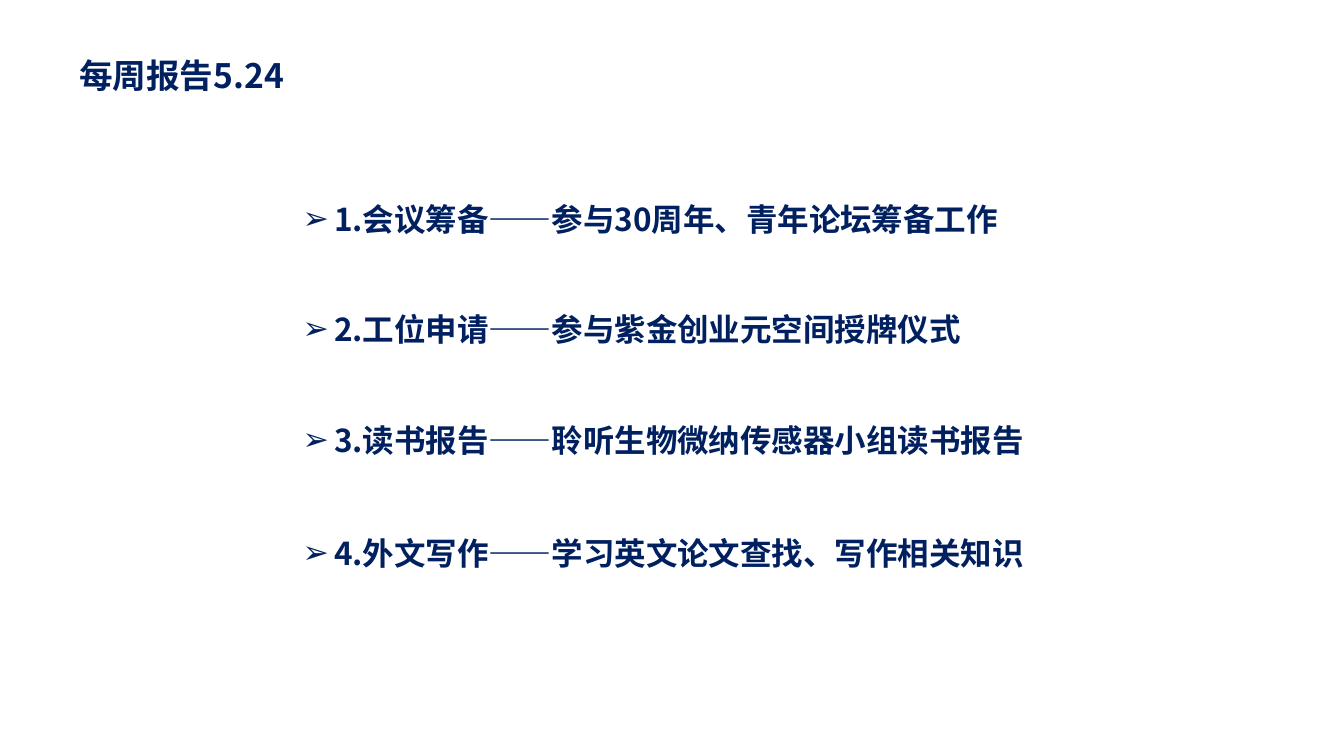
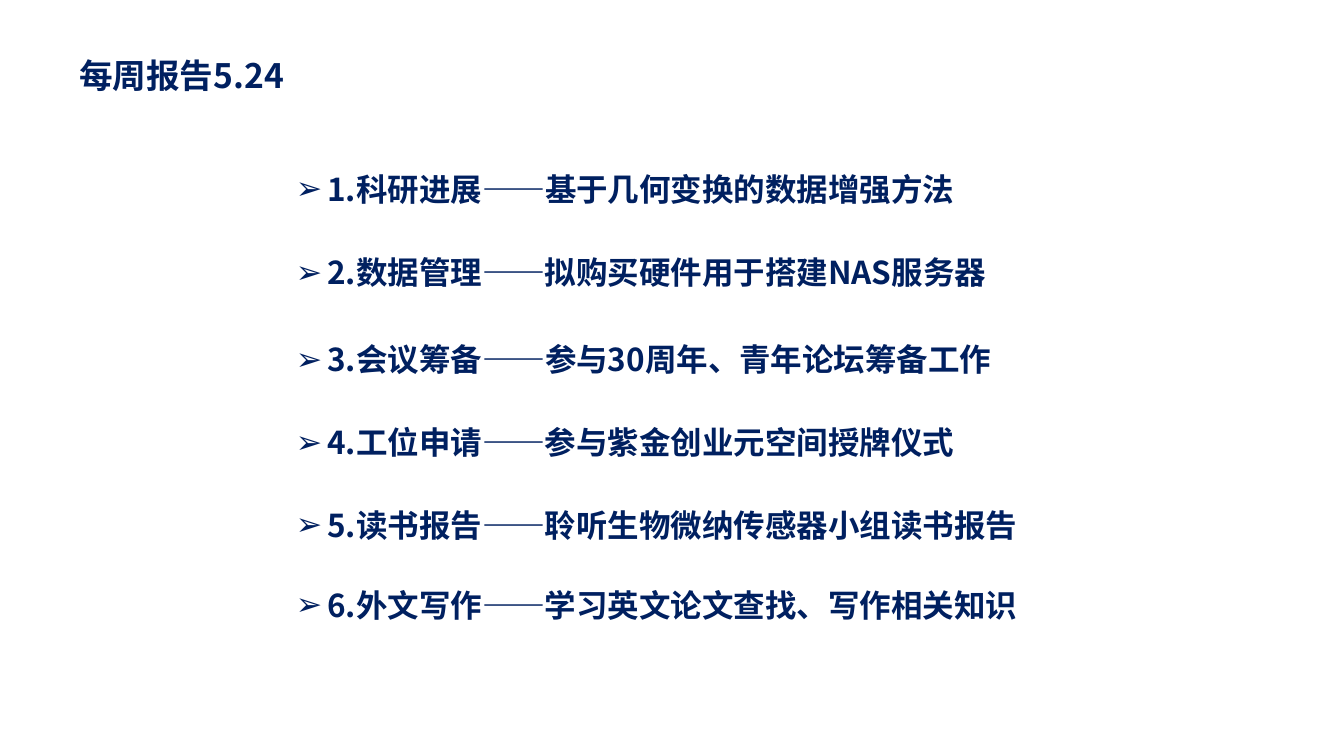
Before and after one commit to Humble-Engineer/Reports, a slide deck: slide 1 of 2024年/周报20240524.pptx. Drawn at 1344x756 pixels with LibreOffice and Linux fonts; fonts in the diff are those of the drawing. Boxes give left, top, right and bottom in pixels: in the first picture for what was removed or moved away, otherwise in the second. Text is boxed around its words. In the diff, an @@ line names an element or a change of style, - is before the commit and + after.

Commit message:
20240524

```diff
--- a/2024年/周报20240524.pptx
+++ b/2024年/周报20240524.pptx
@@ text added at (327,174,954,204), 40 pt, text #002060, bold @@
+➢ 1.科研进展——基于几何变换的数据增强方法
@@ text added at (327,257,986,287), 40 pt, text #002060, bold @@
+➢ 2.数据管理——拟购买硬件用于搭建NAS服务器
@@ text at (327,344,991,374): text changed @@
-➢ 1.会议筹备——参与30周年、青年论坛筹备工作
+➢ 3.会议筹备——参与30周年、青年论坛筹备工作
@@ text at (327,427,954,457): text changed @@
-➢ 2.工位申请——参与紫金创业元空间授牌仪式
+➢ 4.工位申请——参与紫金创业元空间授牌仪式
@@ text at (327,510,1017,540): text changed @@
-➢ 3.读书报告——聆听生物微纳传感器小组读书报告
+➢ 5.读书报告——聆听生物微纳传感器小组读书报告
@@ text at (327,590,1017,620): text changed @@
-➢ 4.外文写作——学习英文论文查找、写作相关知识
+➢ 6.外文写作——学习英文论文查找、写作相关知识
```
Also in this commit, not shown: 6 other slides changed, 2 slides added.
